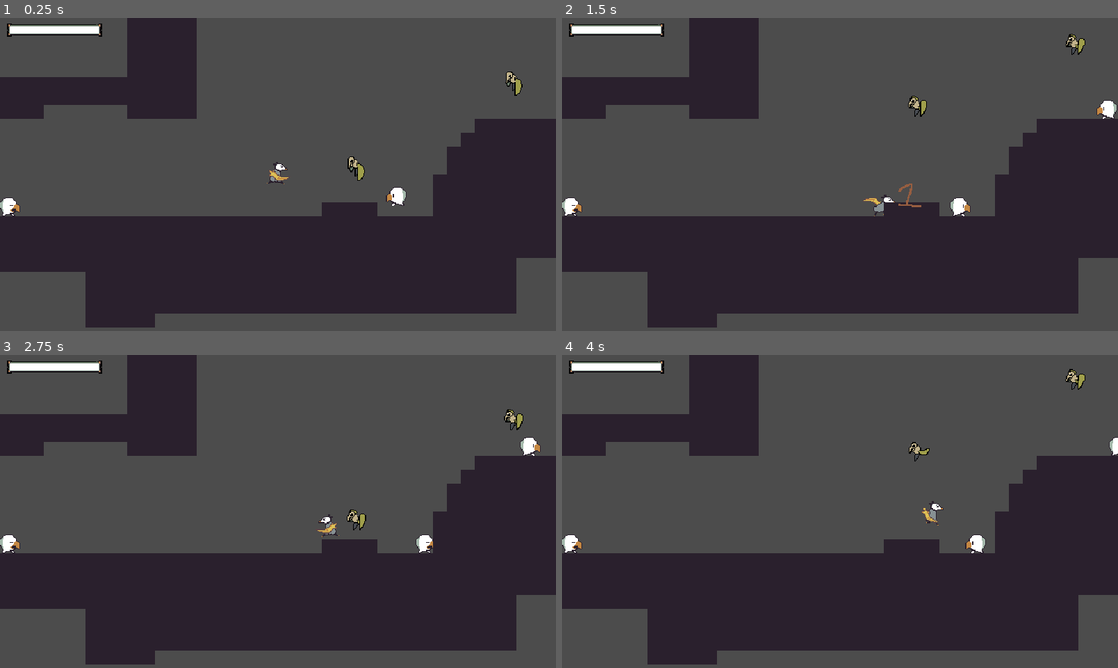
Above: before the commit, frames 1-4 (two rows, left to right).
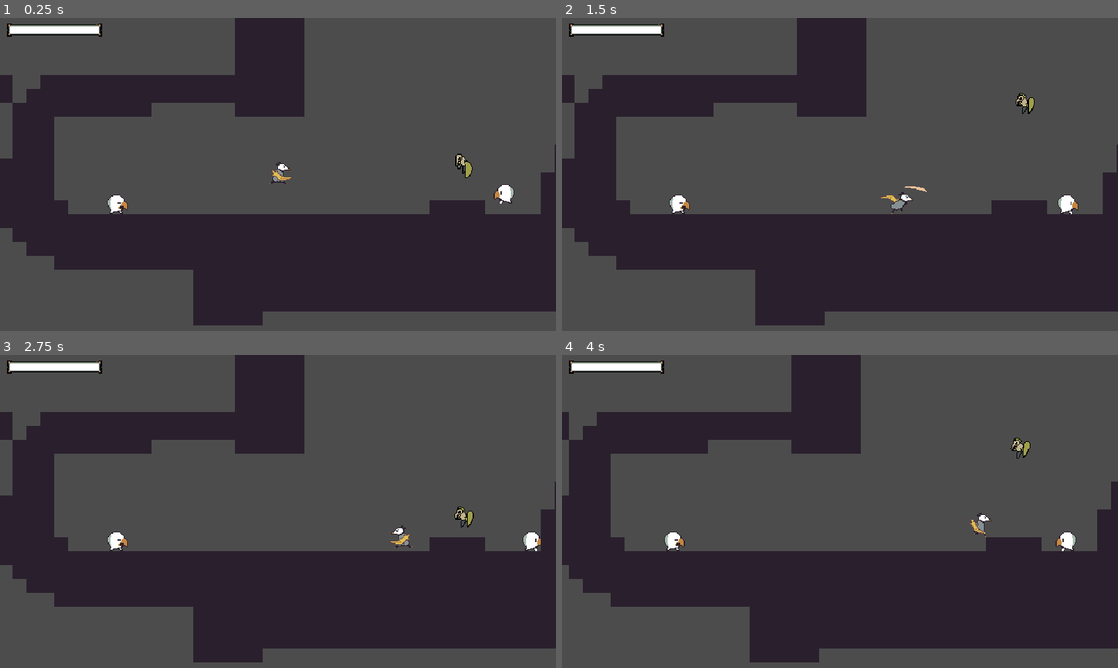
Above: after the commit, the same moments.

Repository: andhedrew/Didelphis
Game: Godot game, scene res://World.tscn
Two runs of this game, one before a commit and one after it. Both use one fixed random seed, a clock stepped at 60 frames per second and the inputs below. Sound files missing from this copy of the repository are replaced by a short silence.
Inputs:
- Up to frame 1 (0.25 s): no input
- Up to frame 2 (1.5 s): hold D (right) from 0.53 s (still down); tap X (attack) at 0.6, 1.35 s; tap Z (jump) at 0.77 s
- Up to frame 3 (2.75 s): tap Z (jump) at 1.52 s; release D (right) at 2.03 s; hold A (left) from 2.03 s (still down); tap X (attack) at 2.1 s
- Up to frame 4 (4 s): release A (left) at 2.78 s; hold D (right) from 2.78 s (still down); tap X (attack) at 2.85, 3.6 s; tap Z (jump) at 3.02, 3.77 s

The runs differ from the first frame. In frame 1, 24% of the frame differs, in the area x 0-100%, y 0-99%; in frame 2, 24%; in frame 3, 24%; in frame 4, 24%.

Commit message:
weapon sets sorting mask now

Diff:
--- a/Actors/Player.tscn
+++ b/Actors/Player.tscn
@@ -6,8 +6,8 @@
 [ext_resource path="res://Sprites/Player.png" type="Texture" id=4]
 [ext_resource path="res://Sprites/player_weapon_claw.png" type="Texture" id=5]
 
-[sub_resource type="RectangleShape2D" id=1]
-extents = Vector2( 6, 12.25 )
+[sub_resource type="RectangleShape2D" id=19]
+extents = Vector2( 8, 12 )
 
 [sub_resource type="RectangleShape2D" id=12]
 extents = Vector2( 6, 12 )
@@ -420,14 +420,13 @@
 }
 
 [node name="Player" type="KinematicBody2D"]
-position = Vector2( 222, -112 )
 collision_layer = 2
 collision_mask = 113
 script = ExtResource( 3 )
 
 [node name="CollisionShape2D" type="CollisionShape2D" parent="."]
-position = Vector2( 0, -12.25 )
-shape = SubResource( 1 )
+position = Vector2( 0, -12 )
+shape = SubResource( 19 )
 
 [node name="Camera2D" type="Camera2D" parent="."]
 current = true
@@ -459,18 +458,18 @@
 script = ExtResource( 2 )
 
 [node name="PlayerModel" type="Sprite" parent="Model"]
-position = Vector2( -2, -14 )
+position = Vector2( 1, -14 )
 texture = ExtResource( 4 )
 hframes = 10
 vframes = 7
-frame = 32
+frame = 40
 
 [node name="WeaponModel" type="Sprite" parent="Model"]
-position = Vector2( -2, -14 )
+position = Vector2( 1, -14 )
 texture = ExtResource( 5 )
 hframes = 10
 vframes = 7
-frame = 32
+frame = 40
 
 [node name="AnimationPlayer" type="AnimationPlayer" parent="Model"]
 root_node = NodePath("../PlayerModel")
--- a/Actors/player.gd
+++ b/Actors/player.gd
@@ -4,15 +4,14 @@
 export(int) var health = 3
 export var gravity := 3.9
 export var extra_gravity_on_fall := 3
-export var move_speed := 100
-export var max_move_speed := 80
+export var max_move_speed := 120
 export var acceleration := 7
 export var acceleration_in_air := 5
 export var jump_height := -150
 var attack_delay := 1.5
 
 export var max_fall_speed := 250
-export var friction := 4.5
+export var friction := 6.5
 
 var velocity := Vector2.ZERO
 
--- a/Weapon.gd
+++ b/Weapon.gd
@@ -3,6 +3,7 @@
 
 export(PackedScene) var bullet_scene
 export(float) var attack_delay_in_seconds := 50
+export(bool) var pass_through_environment := false
 onready var bullet_spawn := $BulletSpawn
 
 
@@ -20,12 +21,14 @@
 
 
 func fire_weapon():
+	print_debug("fired once")
 	var bullet = bullet_scene.instance()
 	var xspeed := 0.0
 	var yspeed := 0.0
 
 	bullet.position = bullet_spawn.global_position
-	bullet.set_collision_mask(4)
+	bullet.set_collision_mask_bit(2, true)
+	bullet.set_collision_mask_bit(0, true)
 
 	if facing == Enums.Facing.LEFT:
 		xspeed = bullet.speed * -transform.x.x
@@ -42,6 +45,7 @@
 		bullet.rotation_degrees = 90
 
 	bullet.velocity = Vector2(xspeed, yspeed)
+	bullet.pass_through_environment = pass_through_environment
 	get_parent().get_parent().add_child(bullet)
 
 
--- a/Weapons/BaseWeapon.tscn
+++ b/Weapons/BaseWeapon.tscn
@@ -38,6 +38,7 @@
 position = Vector2( -2, -14 )
 script = ExtResource( 2 )
 bullet_scene = SubResource( 4 )
+pass_through_environment = true
 
 [node name="BulletSpawn" type="Position2D" parent="."]
 position = Vector2( 16, 0 )
--- a/Weapons/Projectiles/projectile.gd
+++ b/Weapons/Projectiles/projectile.gd
@@ -1,26 +1,24 @@
 extends KinematicBody2D
 
 export(Texture) var bullet_sprite
+
 export(int) var damage
 export(float) var speed
 export(bool) var track_lifespan
 export(float) var lifespan
 onready var hitbox := get_node("Hitbox")
 onready var sprite_node := $Model/BulletSprite
-onready var muzzle_sprite_node := $Model/MuzzleFlashSprite
 
 var velocity := Vector2.ZERO
 var lifespan_tracker := 0.0
 var set_up_hitbox_and_animation := false
 onready var animation_player := $Model/AnimationPlayer
+var pass_through_environment: bool = true
 
 func _ready():
-	#var h_frame_width: float = bullet_sprite.width/32
 	lifespan_tracker = lifespan * 60
 	sprite_node.texture = bullet_sprite
 	sprite_node.hframes = bullet_sprite.get_width()/32
-	muzzle_sprite_node.texture = bullet_sprite
-	muzzle_sprite_node.hframes = bullet_sprite.get_width()/32
 
 
 func _physics_process(delta):
@@ -35,8 +33,13 @@
 	if track_lifespan:
 		lifespan_tracker -= 1
 		if lifespan_tracker < 0:
-			queue_free()
+			_queue_free()
 
 
 func _queue_free():
 	queue_free()
+
+
+func _on_Hitbox_body_entered(body):
+	if not pass_through_environment:
+		_queue_free()
--- a/Weapons/Projectiles/projectile.tscn
+++ b/Weapons/Projectiles/projectile.tscn
@@ -1,12 +1,10 @@
-[gd_scene load_steps=7 format=2]
+[gd_scene load_steps=6 format=2]
 
 [ext_resource path="res://Sprites/swoosh.png" type="Texture" id=1]
 [ext_resource path="res://Weapons/Projectiles/projectile.gd" type="Script" id=2]
 [ext_resource path="res://Hitboxes/Hitbox.tscn" type="PackedScene" id=3]
-[ext_resource path="res://Sprites/testattack.png" type="Texture" id=4]
 
 [sub_resource type="CircleShape2D" id=4]
-radius = 15.0333
 
 [sub_resource type="Animation" id=8]
 resource_name = "bullet"
@@ -41,7 +39,7 @@
 collision_layer = 0
 collision_mask = 0
 script = ExtResource( 2 )
-bullet_sprite = ExtResource( 4 )
+bullet_sprite = ExtResource( 1 )
 damage = 1
 speed = 4.0
 lifespan = 2.0
@@ -61,14 +59,10 @@
 hframes = 3
 frame = 2
 
-[node name="MuzzleFlashSprite" type="Sprite" parent="Model"]
-hframes = 7
-
 [node name="AnimationPlayer" type="AnimationPlayer" parent="Model"]
 root_node = NodePath("../..")
 anims/bullet = SubResource( 8 )
 
-[node name="EffectsPlayer" type="AnimationPlayer" parent="Model"]
-root_node = NodePath("../..")
+[connection signal="body_entered" from="Hitbox" to="." method="_on_Hitbox_body_entered"]
 
 [editable path="Hitbox"]
--- a/World.tscn
+++ b/World.tscn
@@ -515,6 +515,7 @@
 position = Vector2( 565, -178 )
 
 [node name="Player" parent="." instance=ExtResource( 1 )]
+position = Vector2( 98, -109 )
 
 [node name="BaseWeapon" parent="Player" instance=ExtResource( 2 )]
 position = Vector2( 0, -13 )
Binary file changed: Sprites/basic_bullet.png
Binary file changed: Sprites/yellow_bullet.png
